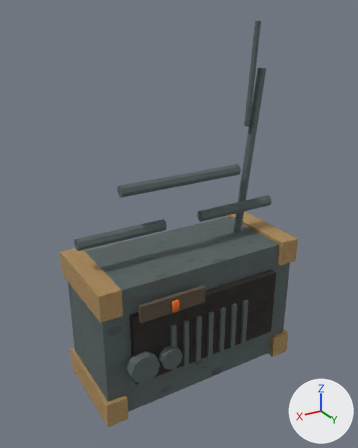
Before and after pictures for a commit that changed the OBJ model Assets/ProjectOEN/ProductionArt/Meshes/props_tools/pr-005_portable_radio__active.obj.
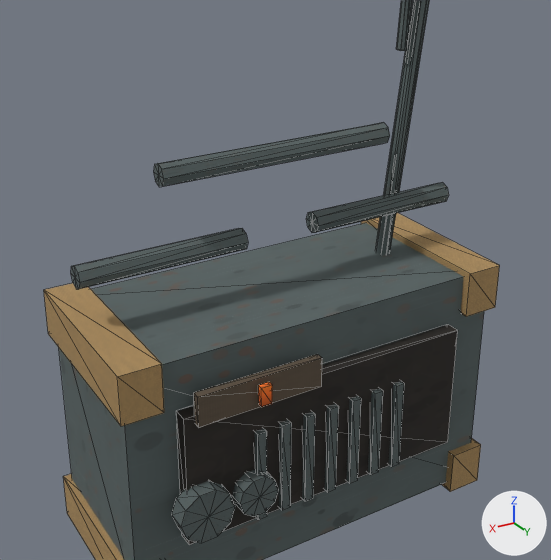
Old and new are each drawn whole from a 50 mm lens placed at (1.011, 1.657, 1.596), pointed at (0.034, 0.029, 0.782) and again close up on the part from 10% to 91% of the width and 22% to 88% of the height. Arrows for +X, +Y and +Z are at lower right; the lights stay in place. The older version's two pictures come first. The close-ups show mesh edges as thin lines. Where no turn or scale is listed for an object, it has been applied to the vertices. Vertices at exactly the same position are counted once.

The first close-up shows 'pr-005_portable_radio__active'.
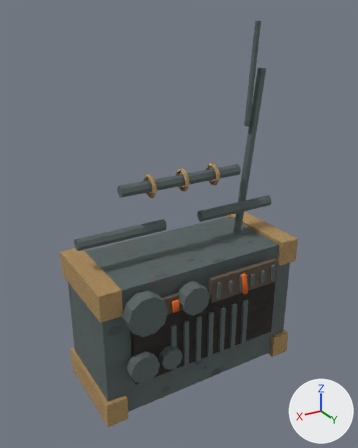
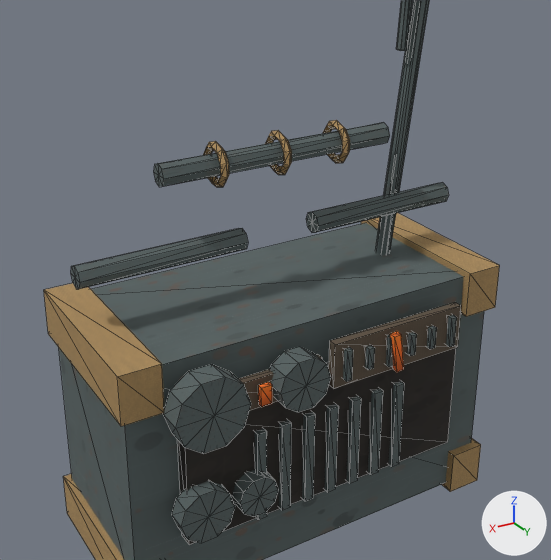
Boxes (x1, y1, x2, y2) around the edits, measured in the close-ups (551 x 560 px):
part 1 of me_pr_005_portable_radio__active, added: after (163, 365, 251, 453)
part 2 of me_pr_005_portable_radio__active, added: after (270, 347, 331, 412)
part 3 of me_pr_005_portable_radio__active, added (brown): after (329, 302, 461, 389)
part 4 of me_pr_005_portable_radio__active, added: after (446, 315, 457, 347)
part 5 of me_pr_005_portable_radio__active, added: after (427, 326, 437, 349)
part 6 of me_pr_005_portable_radio__active, added: after (406, 332, 417, 356)
part 7 of me_pr_005_portable_radio__active, added: after (386, 335, 393, 367)
part 8 of me_pr_005_portable_radio__active, added: after (365, 345, 375, 370)
part 9 of me_pr_005_portable_radio__active, added: after (343, 347, 353, 382)
part 10 of me_pr_005_portable_radio__active, added (brown): after (390, 331, 404, 372)
part 11 of me_pr_005_portable_radio__active, added (brown): after (323, 120, 350, 163)
part 12 of me_pr_005_portable_radio__active, added (brown): after (265, 130, 292, 175)
part 13 of me_pr_005_portable_radio__active, added (brown): after (203, 141, 229, 187)

Edits to the bpy script that builds the scene:
```text
Change me_pr_005_portable_radio__active:
    used by ob_pr_005_portable_radio__active; location = (0.0, 0.0, 0.0)
    remove me_pr_005_portable_radio__active.from_pydata(...)  # 254 vertices, 420 faces; spans x -0.47..0.47, y -0.21..0.26, z 0.05..1.56
    add me_pr_005_portable_radio__active.from_pydata(...)  # 482 vertices, 836 faces; spans x -0.47..0.47, y -0.21..0.28, z 0.05..1.56
    me_pr_005_portable_radio__active part 1: a new loose piece, a 10-sided cylinder along y spanning x 0.228..0.392, y 0.221..0.276, z 0.482..0.638, in mat_metal (picture img_metal_albedo_png)
    me_pr_005_portable_radio__active part 2: a new loose piece, a 10-sided cylinder along y spanning x 0.039..0.161, y 0.221..0.276, z 0.502..0.618, in mat_metal (picture img_metal_albedo_png)
    me_pr_005_portable_radio__active part 3: a new loose piece, a box spanning x -0.32..0.02, y 0.239..0.259, z 0.517..0.623, in mat_cloth (picture img_cloth_albedo_png)
    me_pr_005_portable_radio__active part 4: a new loose piece, a box spanning x -0.297..-0.283, y 0.254..0.272, z 0.534..0.606, in mat_metal (picture img_metal_albedo_png)
    me_pr_005_portable_radio__active part 5: a new loose piece, a box spanning x -0.241..-0.227, y 0.254..0.272, z 0.545..0.595, in mat_metal (picture img_metal_albedo_png)
    me_pr_005_portable_radio__active part 6: a new loose piece, a box spanning x -0.185..-0.171, y 0.254..0.272, z 0.545..0.595, in mat_metal (picture img_metal_albedo_png)
    me_pr_005_portable_radio__active part 7: a new loose piece, a box spanning x -0.129..-0.115, y 0.254..0.272, z 0.534..0.606, in mat_metal (picture img_metal_albedo_png)
    me_pr_005_portable_radio__active part 8: a new loose piece, a box spanning x -0.073..-0.059, y 0.254..0.272, z 0.545..0.595, in mat_metal (picture img_metal_albedo_png)
    me_pr_005_portable_radio__active part 9: a new loose piece, a box spanning x -0.017..-0.003, y 0.254..0.272, z 0.534..0.606, in mat_metal (picture img_metal_albedo_png)
    me_pr_005_portable_radio__active part 10: the loose piece of 8 vertices spanning x -0.13..-0.11, y 0.22..0.24, z 0.23..0.45 is copied, and the copy is scaled about its middle by (0.81, 0.889, 0.405), then moved by (-0.01, 0.05, 0.23), in mat_fire (picture img_fire_albedo_png); it spans x -0.15..-0.11, y 0.27..0.28, z 0.52..0.62
    me_pr_005_portable_radio__active part 11: a new loose piece of 40 vertices spanning x -0.16..-0.14, y -0.05..0.05, z 0.91..1.01, in mat_rope (picture img_rope_albedo_png)
    me_pr_005_portable_radio__active part 12: a new loose piece of 40 vertices spanning x -0.01..0.01, y -0.05..0.05, z 0.91..1.01, in mat_rope (picture img_rope_albedo_png)
    me_pr_005_portable_radio__active part 13: a new loose piece of 40 vertices spanning x 0.14..0.16, y -0.05..0.05, z 0.91..1.01, in mat_rope (picture img_rope_albedo_png)
```
